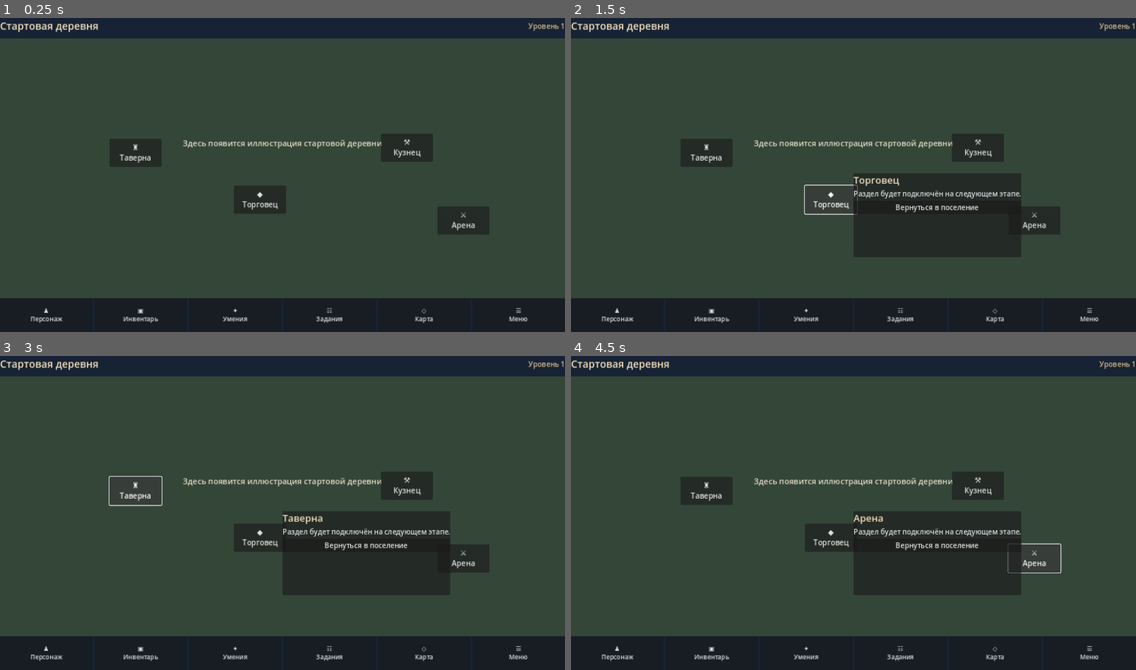
Above: before the commit, frames 1-4 (two rows, left to right).
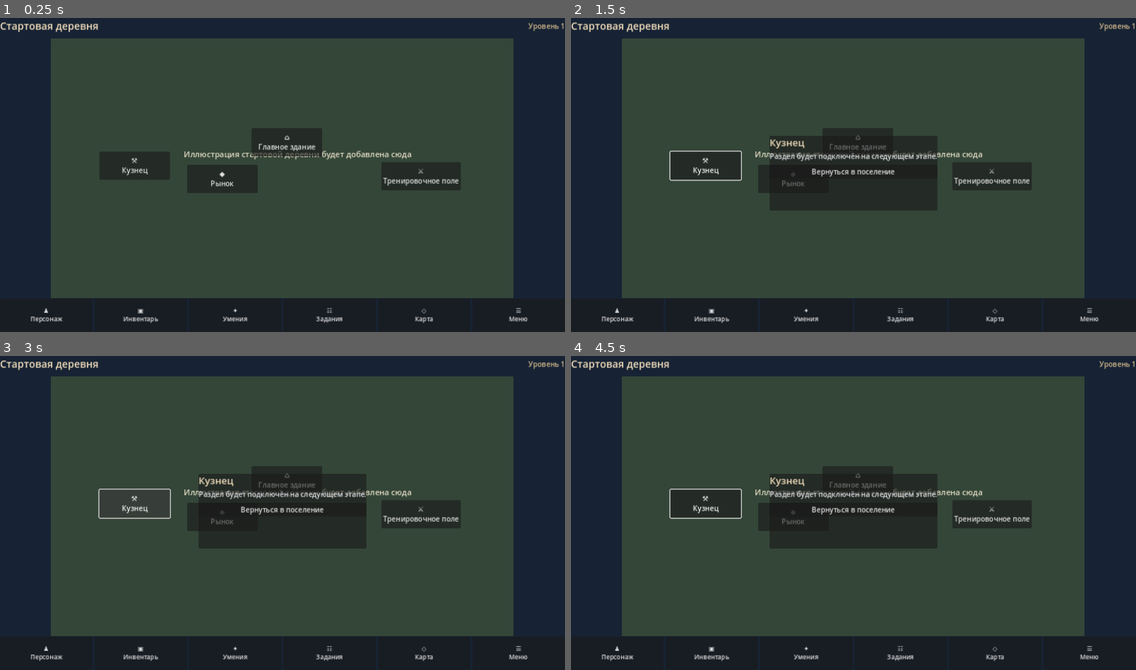
Above: after the commit, the same moments.

Repository: Archoniou1987/Battle-of-Artheon
Game: Godot game, scene res://scenes/main/main.tscn
Same seed, same stepped clock (60 frames per second), same inputs: the game is played once before the commit and once after it.
Inputs (mouse positions are in pixels of both pictures, inside the frame that each line leads up to):
- Up to frame 1 (0.25 s): no input
- Up to frame 2 (1.5 s): click "⚒ Кузнец" at 0.5 s; click (830, 200) at 1.25 s, where only the run before the commit has a clickable "◆ Торговец"
- Up to frame 3 (3 s): click (220, 516) at 2 s, where only the run after the commit has a clickable "◆ Рынок"; click (135, 491) at 2.75 s, where only the run before the commit has a clickable "♜ Таверна"
- Up to frame 4 (4.5 s): click (859, 481) at 3.5 s, where only the run after the commit has a clickable "⌂ Главное здание"; click (1034, 556) at 4.25 s, where only the run before the commit has a clickable "⚔ Арена"

The runs differ from the first frame. In frame 1, 22% of the frame differs, in the area x 0-100%, y 6-90%; in frame 2, 29%; in frame 3, 28%; in frame 4, 28%.

Commit message:
Adapt village scene to four locations and desktop-fit mobile-pan panorama

Diff:
--- a/scenes/main/main.gd
+++ b/scenes/main/main.gd
@@ -1,11 +1,14 @@
 extends Control
 
 const LOCATION_NAME := "Стартовая деревня"
+const IMAGE_PATH := "res://assets/locations/starting_village.png"
+const DESIGN_SIZE := Vector2(1648.0, 928.0)
+const MOBILE_RATIO := 1.65
 const SERVICES := [
-	{"name": "Кузнец", "symbol": "⚒", "position": Vector2(0.72, 0.42)},
-	{"name": "Торговец", "symbol": "◆", "position": Vector2(0.46, 0.62)},
-	{"name": "Таверна", "symbol": "♜", "position": Vector2(0.24, 0.44)},
-	{"name": "Арена", "symbol": "⚔", "position": Vector2(0.82, 0.70)}
+	{"name": "Кузнец", "symbol": "⚒", "position": Vector2(0.18, 0.49)},
+	{"name": "Рынок", "symbol": "◆", "position": Vector2(0.37, 0.54)},
+	{"name": "Главное здание", "symbol": "⌂", "position": Vector2(0.51, 0.40)},
+	{"name": "Тренировочное поле", "symbol": "⚔", "position": Vector2(0.80, 0.53)}
 ]
 const NAVIGATION := [
 	{"name": "Персонаж", "symbol": "♟"},
@@ -16,16 +19,24 @@
 	{"name": "Меню", "symbol": "☰"}
 ]
 
+var location_area: Control
+var panorama: Control
 var backdrop: TextureRect
-var location_area: Control
 var popup: PanelContainer
 var popup_title: Label
 var popup_description: Label
+var popup_actions: VBoxContainer
+var panorama_offset := 0.0
+var dragging := false
+var drag_origin := Vector2.ZERO
+var drag_offset := 0.0
+var dragged := false
 
 
 func _ready() -> void:
 	_build_screen()
-	get_viewport().size_changed.connect(_layout_services)
+	get_viewport().size_changed.connect(_layout_panorama)
+	call_deferred("_layout_panorama")
 
 
 func _build_screen() -> void:
@@ -41,7 +52,6 @@
 
 	var header := HBoxContainer.new()
 	header.custom_minimum_size.y = 54
-	header.add_theme_constant_override("separation", 16)
 	frame.add_child(header)
 	var title := _label(LOCATION_NAME, 23, Color("#f1ddbb"))
 	title.size_flags_horizontal = Control.SIZE_EXPAND_FILL
@@ -51,39 +61,41 @@
 	location_area = Control.new()
 	location_area.size_flags_vertical = Control.SIZE_EXPAND_FILL
 	location_area.clip_contents = true
+	location_area.gui_input.connect(_on_panorama_input)
+	location_area.resized.connect(_layout_panorama)
 	frame.add_child(location_area)
 
+	panorama = Control.new()
+	panorama.mouse_filter = Control.MOUSE_FILTER_IGNORE
+	location_area.add_child(panorama)
+
 	backdrop = TextureRect.new()
-	backdrop.set_anchors_and_offsets_preset(Control.PRESET_FULL_RECT)
+	backdrop.mouse_filter = Control.MOUSE_FILTER_IGNORE
 	backdrop.expand_mode = TextureRect.EXPAND_IGNORE_SIZE
-	backdrop.stretch_mode = TextureRect.STRETCH_KEEP_ASPECT_COVERED
-	backdrop.mouse_filter = Control.MOUSE_FILTER_IGNORE
-	location_area.add_child(backdrop)
-	var image_path := "res://assets/locations/starting_village.png"
-	if ResourceLoader.exists(image_path):
-		backdrop.texture = load(image_path)
+	backdrop.stretch_mode = TextureRect.STRETCH_SCALE
+	panorama.add_child(backdrop)
+	if ResourceLoader.exists(IMAGE_PATH):
+		backdrop.texture = load(IMAGE_PATH)
 	else:
 		var placeholder := ColorRect.new()
 		placeholder.color = Color("#344638")
+		placeholder.mouse_filter = Control.MOUSE_FILTER_IGNORE
+		panorama.add_child(placeholder)
 		placeholder.set_anchors_and_offsets_preset(Control.PRESET_FULL_RECT)
-		placeholder.mouse_filter = Control.MOUSE_FILTER_IGNORE
-		location_area.add_child(placeholder)
-		var hint := _label("Здесь появится иллюстрация стартовой деревни", 18, Color("#e3dcc5"))
-		hint.horizontal_alignment = HORIZONTAL_ALIGNMENT_CENTER
-		hint.set_anchors_and_offsets_preset(Control.PRESET_CENTER)
-		hint.position = Vector2(-235, -70)
-		hint.custom_minimum_size.x = 470
-		location_area.add_child(hint)
+		var hint := _label("Иллюстрация стартовой деревни будет добавлена сюда", 18, Color("#e3dcc5"))
+		hint.mouse_filter = Control.MOUSE_FILTER_IGNORE
+		hint.position = Vector2(300, 250)
+		panorama.add_child(hint)
 
 	for service in SERVICES:
 		var button := Button.new()
 		button.name = str(service["name"])
 		button.text = str(service["symbol"]) + "\n" + str(service["name"])
-		button.custom_minimum_size = Vector2(118, 64)
-		button.add_theme_font_size_override("font_size", 17)
+		button.custom_minimum_size = Vector2(160, 64)
+		button.size = Vector2(160, 64)
+		button.add_theme_font_size_override("font_size", 16)
 		button.pressed.connect(_open_panel.bind(str(service["name"])))
-		location_area.add_child(button)
-	location_area.resized.connect(_layout_services)
+		panorama.add_child(button)
 
 	var footer := HBoxContainer.new()
 	footer.custom_minimum_size.y = 76
@@ -100,8 +112,7 @@
 
 	popup = PanelContainer.new()
 	popup.visible = false
-	popup.set_anchors_and_offsets_preset(Control.PRESET_CENTER)
-	popup.custom_minimum_size = Vector2(350, 190)
+	popup.custom_minimum_size = Vector2(340, 170)
 	add_child(popup)
 	var contents := VBoxContainer.new()
 	popup.add_child(contents)
@@ -109,46 +120,86 @@
 	contents.add_child(popup_title)
 	popup_description = _label("", 16, Color("#d8dbe0"))
 	contents.add_child(popup_description)
+	popup_actions = VBoxContainer.new()
+	contents.add_child(popup_actions)
 	var close := Button.new()
 	close.text = "Вернуться в поселение"
 	close.pressed.connect(func() -> void: popup.visible = false)
 	contents.add_child(close)
 
 
-func _layout_services() -> void:
-	if location_area == null:
+func _is_mobile_layout() -> bool:
+	return OS.has_feature("mobile") or (location_area.size.y > 0.0 and location_area.size.x / location_area.size.y < MOBILE_RATIO)
+
+
+func _layout_panorama() -> void:
+	if location_area == null or panorama == null:
 		return
-	for index in range(SERVICES.size()):
-		var service: Dictionary = SERVICES[index]
-		var button := location_area.get_node_or_null(str(service["name"])) as Button
-		if button == null:
-			continue
-		var point: Vector2 = service["position"]
-		button.position = Vector2(
-			clampf(location_area.size.x * point.x - 59.0, 0.0, maxf(0.0, location_area.size.x - 118.0)),
-			clampf(location_area.size.y * point.y - 32.0, 0.0, maxf(0.0, location_area.size.y - 64.0))
-		)
+	var available := location_area.size
+	if available.x <= 0.0 or available.y <= 0.0:
+		return
+	var mobile := _is_mobile_layout()
+	var scale_factor := maxf(available.x / DESIGN_SIZE.x, available.y / DESIGN_SIZE.y) if mobile else minf(available.x / DESIGN_SIZE.x, available.y / DESIGN_SIZE.y)
+	var scaled := DESIGN_SIZE * scale_factor
+	panorama.size = scaled
+	backdrop.size = scaled
+	var max_offset := maxf(0.0, scaled.x - available.x)
+	panorama_offset = clampf(panorama_offset, -max_offset * 0.5, max_offset * 0.5)
+	panorama.position = Vector2((available.x - scaled.x) * 0.5 + panorama_offset, (available.y - scaled.y) * 0.5)
+	for service in SERVICES:
+		var button := panorama.get_node_or_null(str(service["name"])) as Button
+		if button != null:
+			var point: Vector2 = service["position"]
+			button.position = scaled * point - button.size * 0.5
+	if popup != null:
+		popup.position = (size - popup.size) * 0.5
+
+
+func _on_panorama_input(event: InputEvent) -> void:
+	if not _is_mobile_layout():
+		return
+	if event is InputEventScreenTouch:
+		if event.pressed:
+			dragging = true
+			drag_origin = event.position
+			drag_offset = panorama_offset
+		else:
+			dragging = false
+	elif event is InputEventScreenDrag and dragging:
+		_shift_panorama(drag_offset + event.position.x - drag_origin.x)
+	elif event is InputEventMouseButton and event.button_index == MOUSE_BUTTON_LEFT:
+		dragging = event.pressed
+		if dragging:
+			drag_origin = event.position
+			drag_offset = panorama_offset
+	elif event is InputEventMouseMotion and dragging:
+		_shift_panorama(drag_offset + event.position.x - drag_origin.x)
+
+
+func _shift_panorama(value: float) -> void:
+	var overflow := maxf(0.0, panorama.size.x - location_area.size.x)
+	panorama_offset = clampf(value, -overflow * 0.5, overflow * 0.5)
+	panorama.position.x = (location_area.size.x - panorama.size.x) * 0.5 + panorama_offset
 
 
 func _open_panel(section: String) -> void:
 	popup_title.text = section
 	popup_description.text = "Раздел будет подключён на следующем этапе."
+	for child in popup_actions.get_children():
+		child.queue_free()
 	if section == "Меню":
-		popup_description.text = "Технические инструменты доступны ниже."
-		var debug_map := Button.new()
-		debug_map.text = "Отладочная карта"
-		debug_map.pressed.connect(func() -> void: get_tree().change_scene_to_file("res://scenes/debug/debug_map_viewer.tscn"))
-		var debug_combat := Button.new()
-		debug_combat.text = "Отладочный бой"
-		debug_combat.pressed.connect(func() -> void: get_tree().change_scene_to_file("res://scenes/debug/debug_combat_viewer.tscn"))
-		for child in popup.get_child(0).get_children():
-			if child.name.begins_with("Debug"):
-				child.queue_free()
-		debug_map.name = "DebugMap"
-		debug_combat.name = "DebugCombat"
-		popup.get_child(0).add_child(debug_map)
-		popup.get_child(0).add_child(debug_combat)
+		popup_description.text = "Инструменты разработчика"
+		_add_debug_button("Отладочная карта", "res://scenes/debug/debug_map_viewer.tscn")
+		_add_debug_button("Отладочный бой", "res://scenes/debug/debug_combat_viewer.tscn")
 	popup.visible = true
+	popup.position = (size - popup.size) * 0.5
+
+
+func _add_debug_button(title: String, path: String) -> void:
+	var button := Button.new()
+	button.text = title
+	button.pressed.connect(func() -> void: get_tree().change_scene_to_file(path))
+	popup_actions.add_child(button)
 
 
 func _label(value: String, font_size: int, tint: Color) -> Label:
